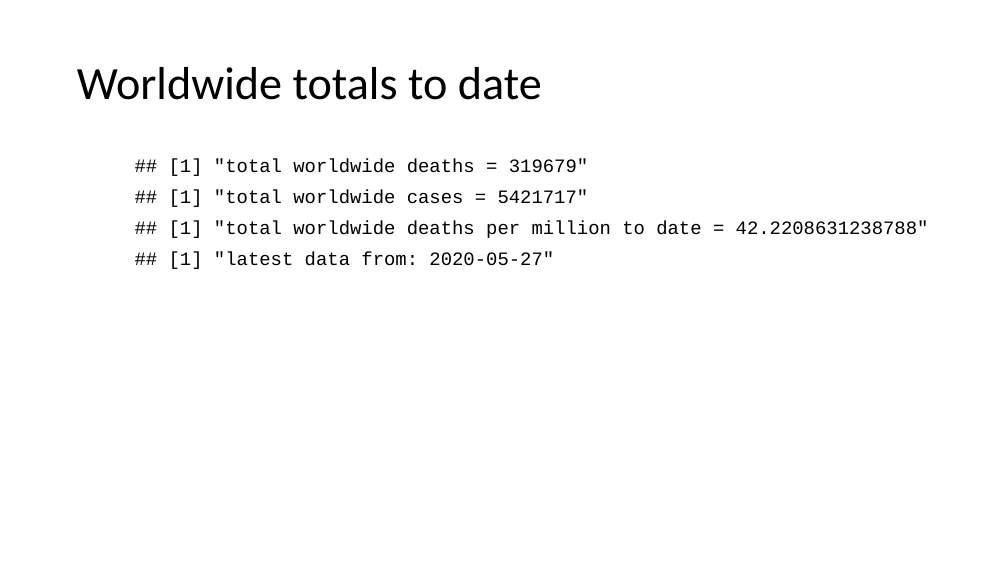
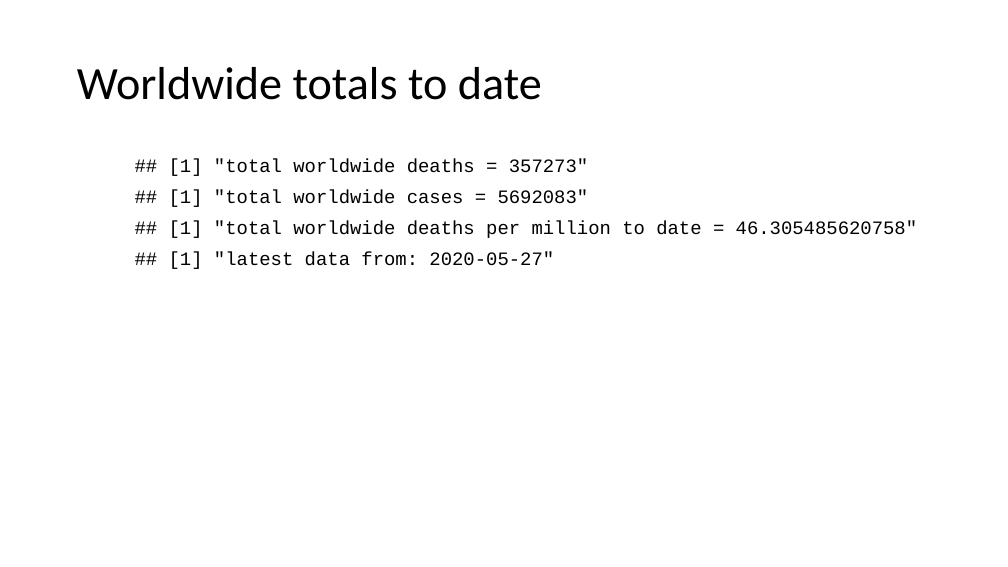
Before and after one commit to JaneWall/COVID19, a slide deck: slide 46 of COVID19_short_intro.pptx. Drawn at 1008x567 pixels with LibreOffice and Linux fonts; fonts in the diff are those of the drawing. Boxes give left, top, right and bottom in pixels: in the first picture for what was removed or moved away, otherwise in the second. Text is boxed around its words. In the diff, an @@ line names an element or a change of style, - is before the commit and + after.

Commit message:
fixed NA problem in deaths
problem was caused by difference in Lat and Long in confirmed vs deaths files for some countries.  Fixed by specifiying which variable to join by

```diff
--- a/COVID19_short_intro.pptx
+++ b/COVID19_short_intro.pptx
@@ text at [169, 159, 917, 238]: text changed @@
-## [1] "total worldwide deaths = 319679"
-## [1] "total worldwide cases = 5421717"
-## [1] "total worldwide deaths per million to date = 42.2208631238788"
+## [1] "total worldwide deaths = 357273"
+## [1] "total worldwide cases = 5692083"
+## [1] "total worldwide deaths per million to date = 46.305485620758"
```
Also in this commit, not shown: 2 other slides changed, 1 other file.
